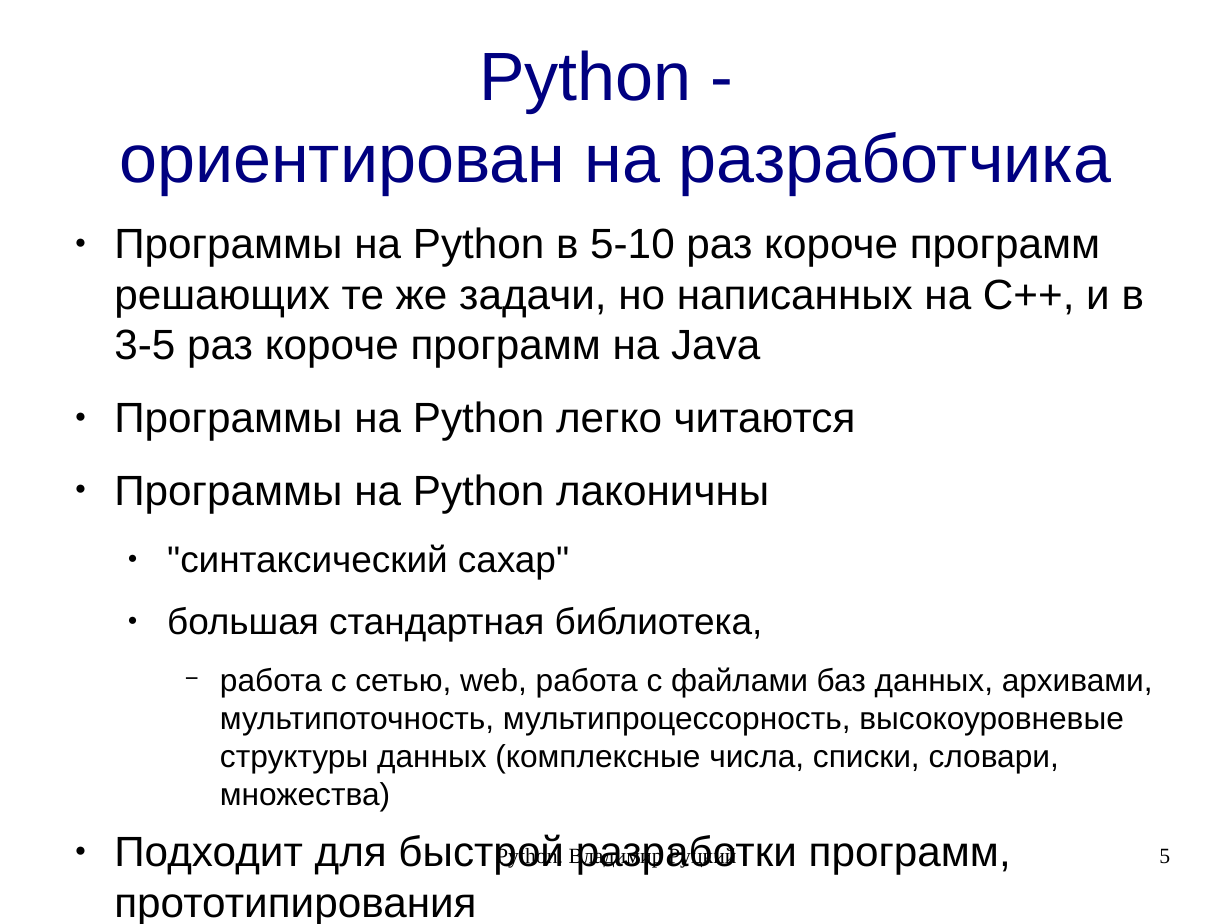
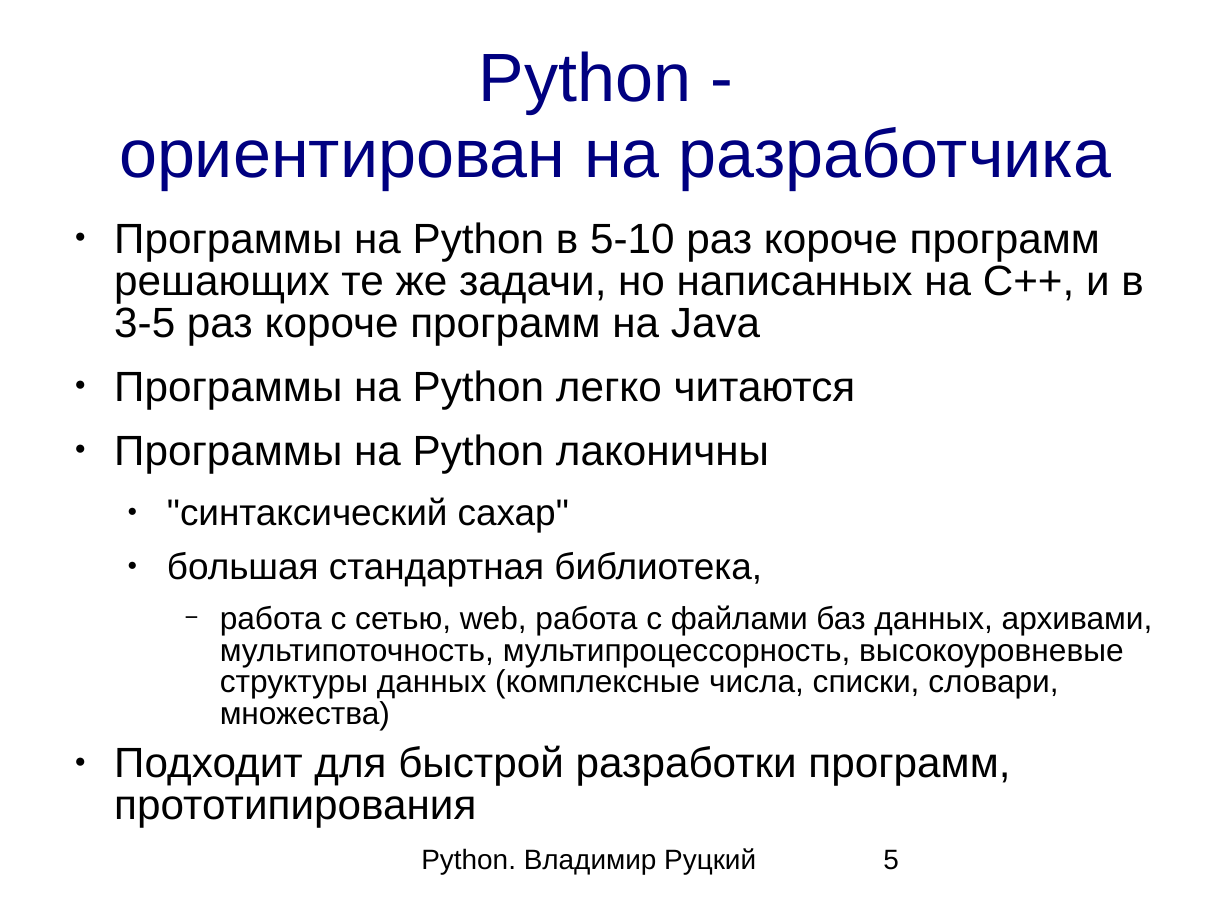
Before and after one commit to rutsky/python-course, a slide deck: slide 5 of 00_introduction.odp. Drawn at 1232x924 pixels with LibreOffice and Linux fonts; fonts in the diff are those of the drawing. Boxes give left, top, right and bottom in pixels: in the first picture for what was removed or moved away, otherwise in the second. Text is boxed around its words. In the diff, an @@ line names an element or a change of style, - is before the commit and + after.

```diff
--- a/00_introduction.odp
+++ b/00_introduction.odp
@@ title "Python - ориентирован на разработчика" at [119,51,1111,190]: line spacing 1 to 0.93 @@
@@ text "Программы на Python в 5-10 ..." at [114,222,1153,827]: line spacing 1 to 0.83 @@
@@ text "Python. Владимир Руцкий" at [421,848,756,874]: size 14 to 18 pt, font Times New Roman to Arial; alignment centre to left; line spacing 1 to 0.93 @@
@@ page number at [883,849,899,870]: size 14 to 18 pt, font Times New Roman to Arial; alignment right to left; line spacing 1 to 0.93 @@
```
Also in this commit, not shown: 47 other slides changed.
